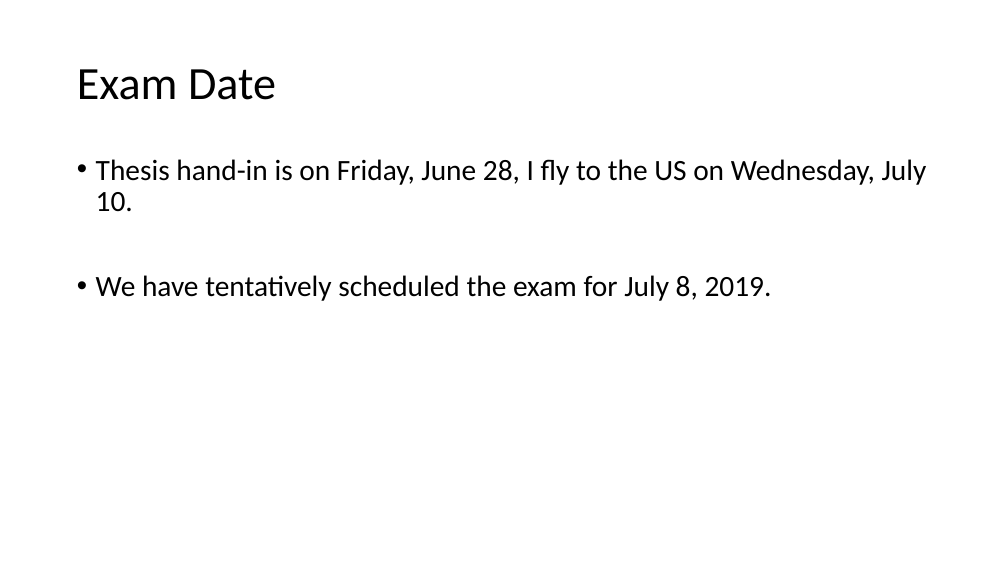
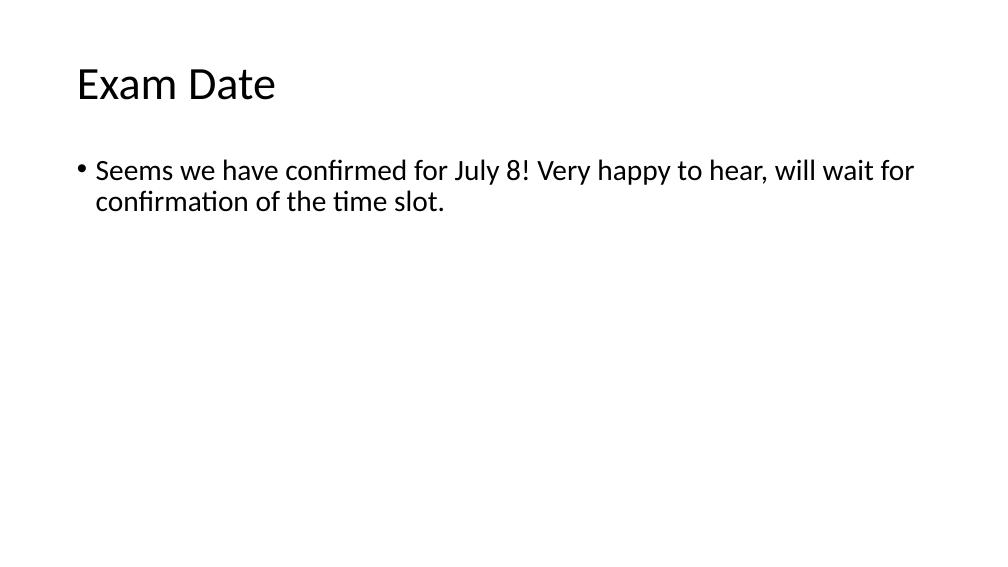
Before and after one commit to erikgroving/NeuralNetworkHardwareAccelerator, a slide deck: slide 25 of WeeklyPresentations/update12_06_13.pptx (slide 15 before the commit). Drawn at 1008x567 pixels with LibreOffice and Linux fonts; fonts in the diff are those of the drawing. Boxes give left, top, right and bottom in pixels: in the first picture for what was removed or moved away, otherwise in the second. Text is boxed around its words. In the diff, an @@ line names an element or a change of style, - is before the commit and + after.

```diff
--- a/WeeklyPresentations/update12_06_13.pptx
+++ b/WeeklyPresentations/update12_06_13.pptx
@@ text at (96,159,915,212): text changed @@
-• Thesis hand-in is on Friday, June 28, I fly to the US on Wednesday, July 10.
-• We have tentatively scheduled the exam for July 8, 2019.
+• Seems we have confirmed for July 8! Very happy to hear, will wait for confirmation of the time slot.
```
Also in this commit, not shown: 4 other slides changed, 10 slides added, 2 other files.
